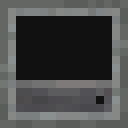
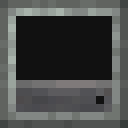
Layers edited between the first and the second 128 × 128 image:
renamed "Display board" to "Casing v0.5.1", painted on it over [0, 0, 128, 128]
renamed "Adesite casing" to "Casing v0.5.0", hid it over [0, 0, 128, 128]
